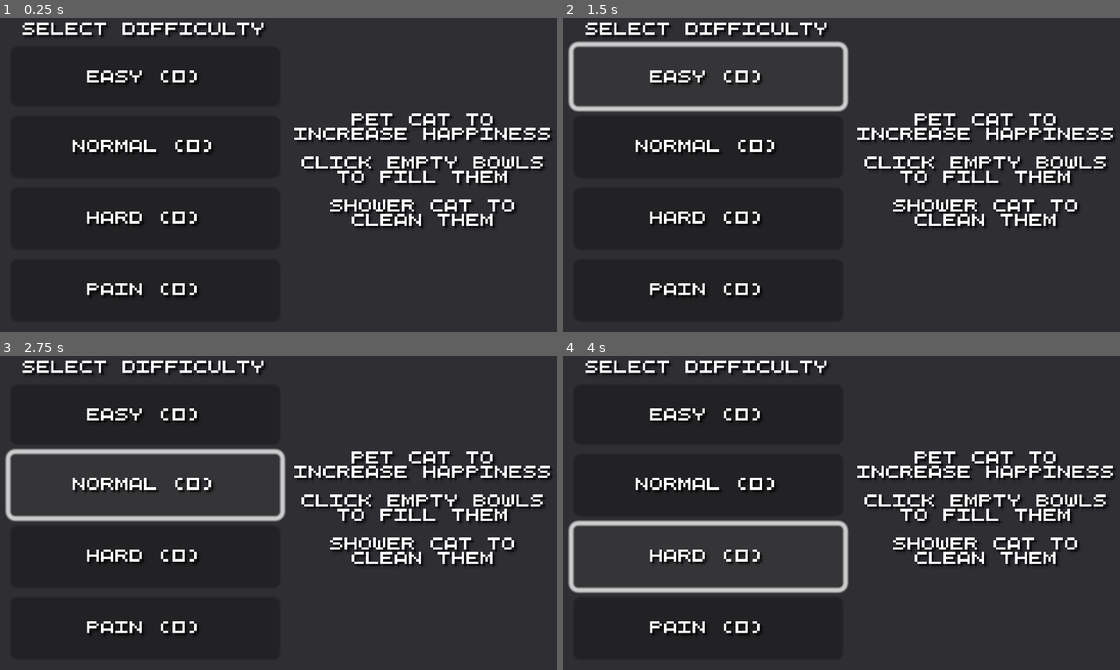
Above: before the commit, frames 1-4 (two rows, left to right).
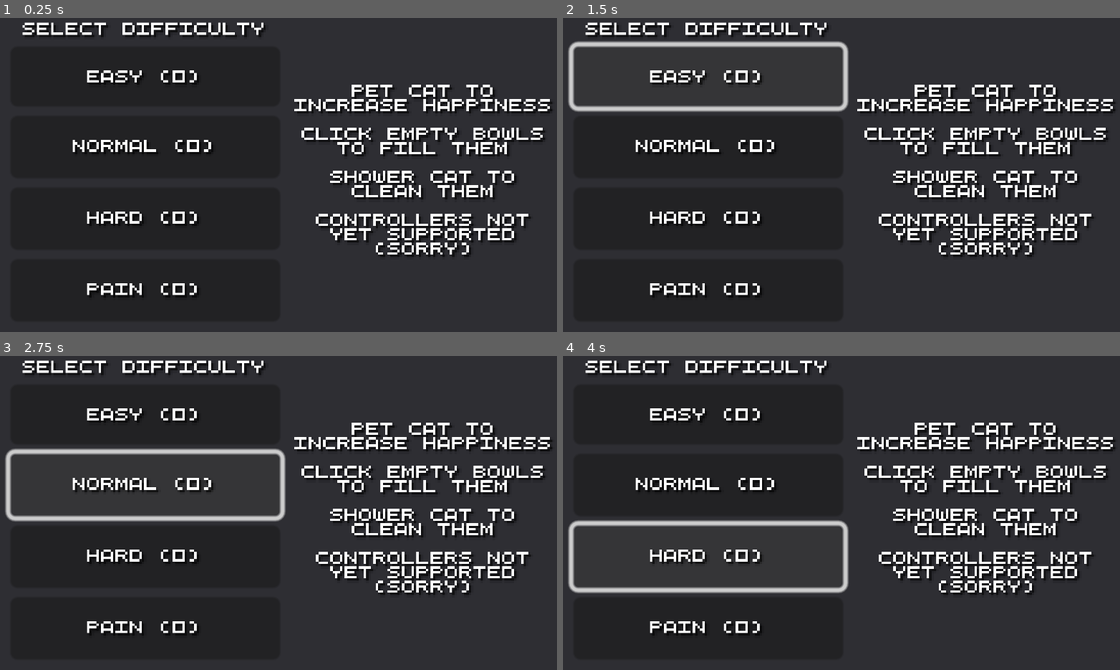
Above: after the commit, the same moments.

Repository: Theooolone/m-game
Game: Godot game, scene res://scenes/catsim/difficulty.tscn
Same seed, same stepped clock (60 frames per second), same inputs: the game is played once before the commit and once after it. This scene is started directly instead of the project's main scene.
Inputs:
- Up to frame 1 (0.25 s): no input
- Up to frame 2 (1.5 s): click "Easy (0)" at 0.5 s; click "Easy (0)" at 1.25 s
- Up to frame 3 (2.75 s): click "Normal (0)" at 2 s
- Up to frame 4 (4 s): click "Normal (0)" at 2.75 s; click "Hard (0)" at 3.5 s

The runs differ from the first frame. In frame 1, 10% of the frame differs, in the area x 52-100%, y 21-77%; in frame 2, 10%; in frame 3, 10%; in frame 4, 10%.

Commit message:
Added disclamer

Diff:
--- a/scenes/catsim/difficulty.tscn
+++ b/scenes/catsim/difficulty.tscn
@@ -114,7 +114,9 @@
 
 Click empty bowls to fill them
 
-Shower cat to clean them"
+Shower cat to clean them
+
+Controllers not yet supported (sorry)"
 label_settings = ExtResource("1_fwnny")
 horizontal_alignment = 1
 vertical_alignment = 1
